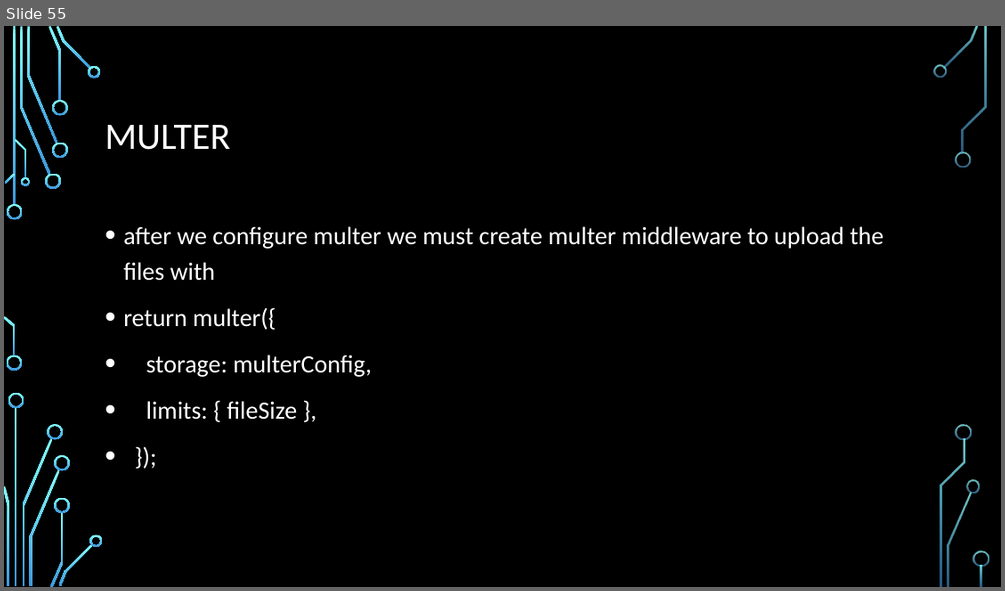
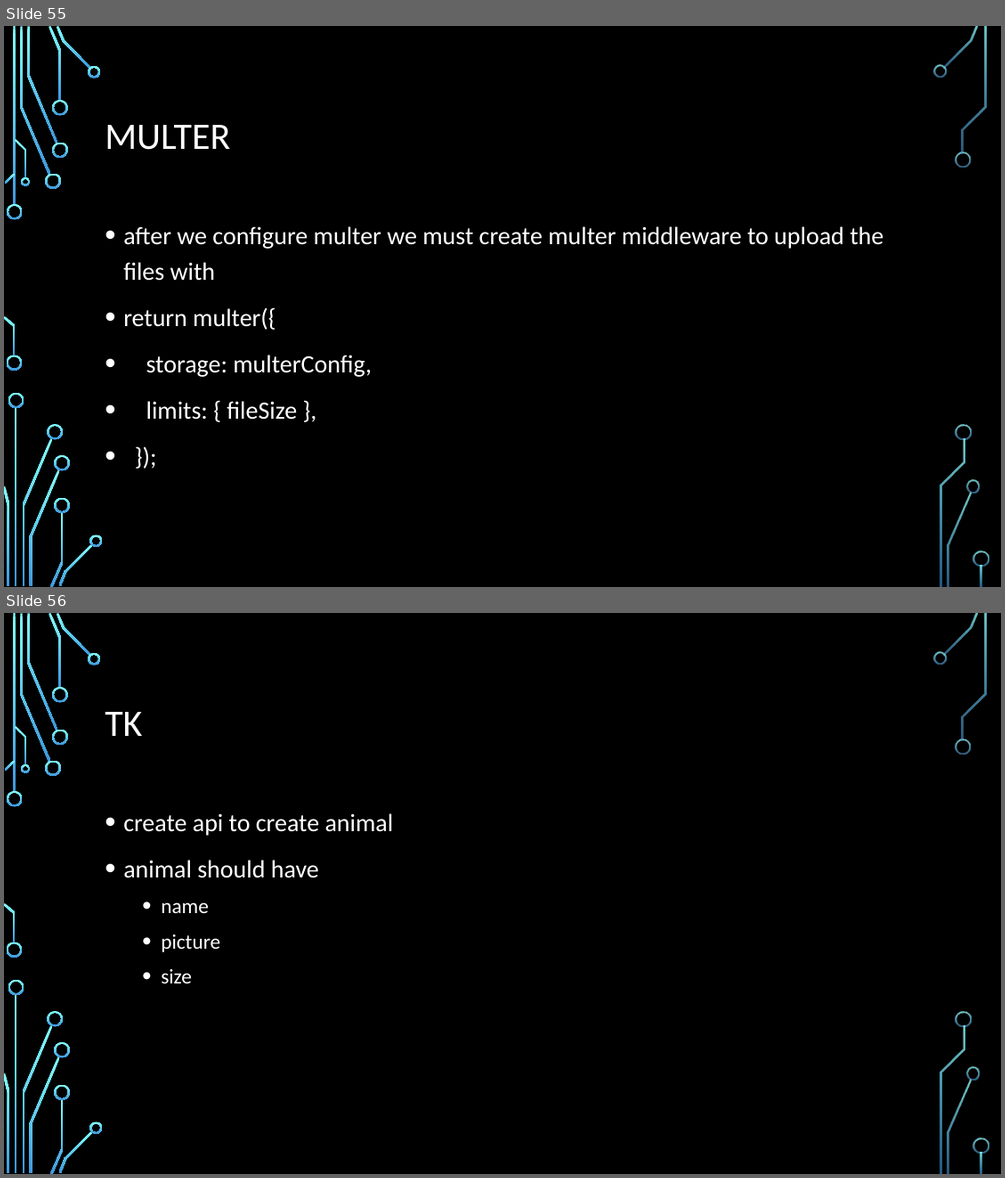
Before and after one commit to Rlss91/hu_morning_nodejs_W011121MR, a slide deck: docs/node js.pptx. Shown one above the other, each under a label of ours: slide 55 before the commit, slides 55 and 56 after it. The pictures are 1005x591 and 1005x1178 pixels, drawn with LibreOffice and Linux fonts; fonts in the diff are those of the drawing; background and template pictures are left out. Boxes give left, top, right and bottom in pixels: in the first picture for what was removed or moved away, otherwise in the second. Text is boxed around its words. In the diff, an @@ line names an element or a change of style, - is before the commit and + after.

```diff
--- a/docs/node js.pptx
+++ b/docs/node js.pptx
@@ slide 56 added at (4,613,1001,1174), background picture (left out); not listed: 36 template elements that a slide beside it also shows @@
@@ title added at (105,712,142,736), 36 pt, text #FFFFFF @@
+TK
@@ text added at (123,813,394,983), 24 pt, text #FFFFFF @@
+• create api to create animal
+• animal should have
+  • name
+  • picture
+  • size
```
Also in this commit, not shown: 2 other files.
